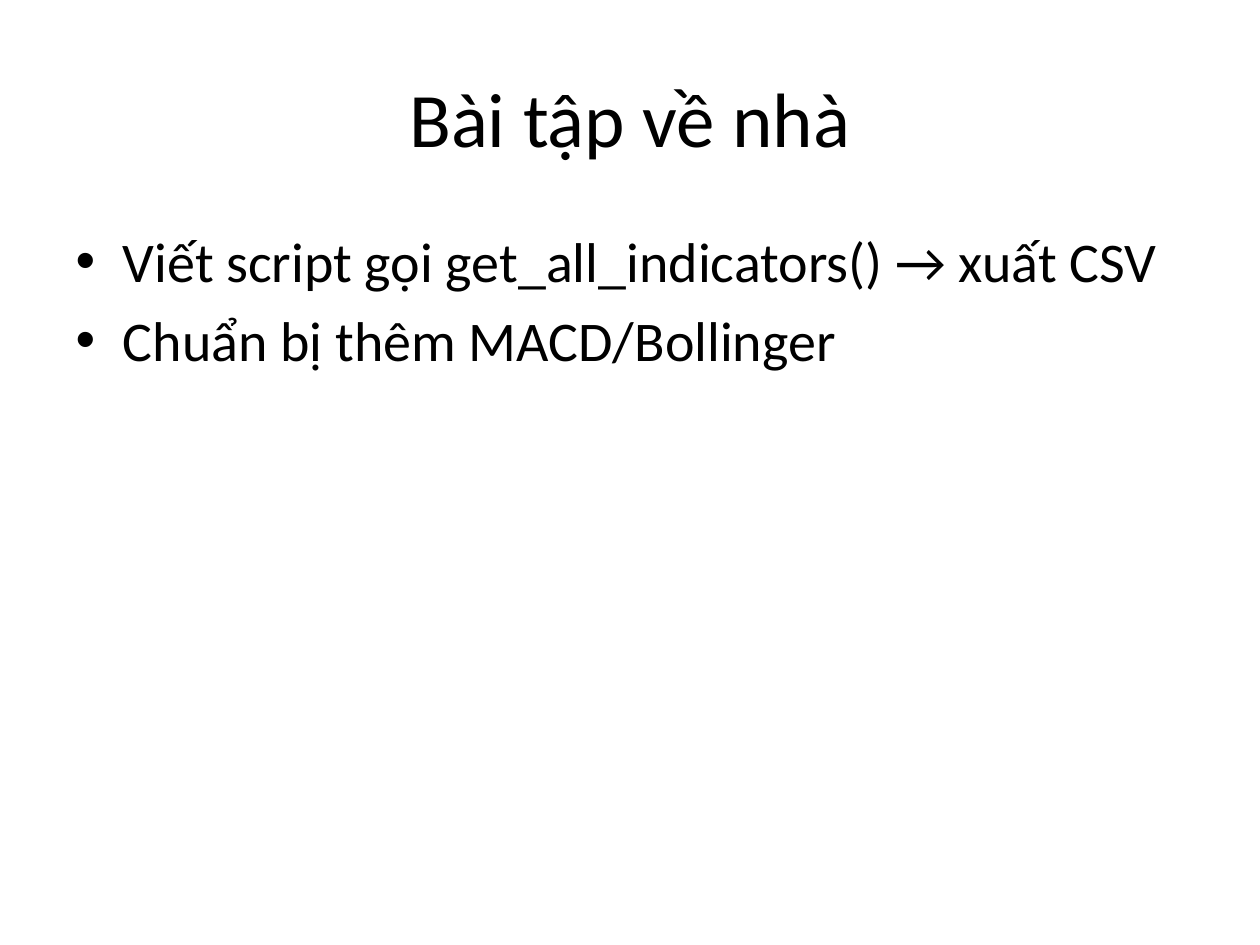
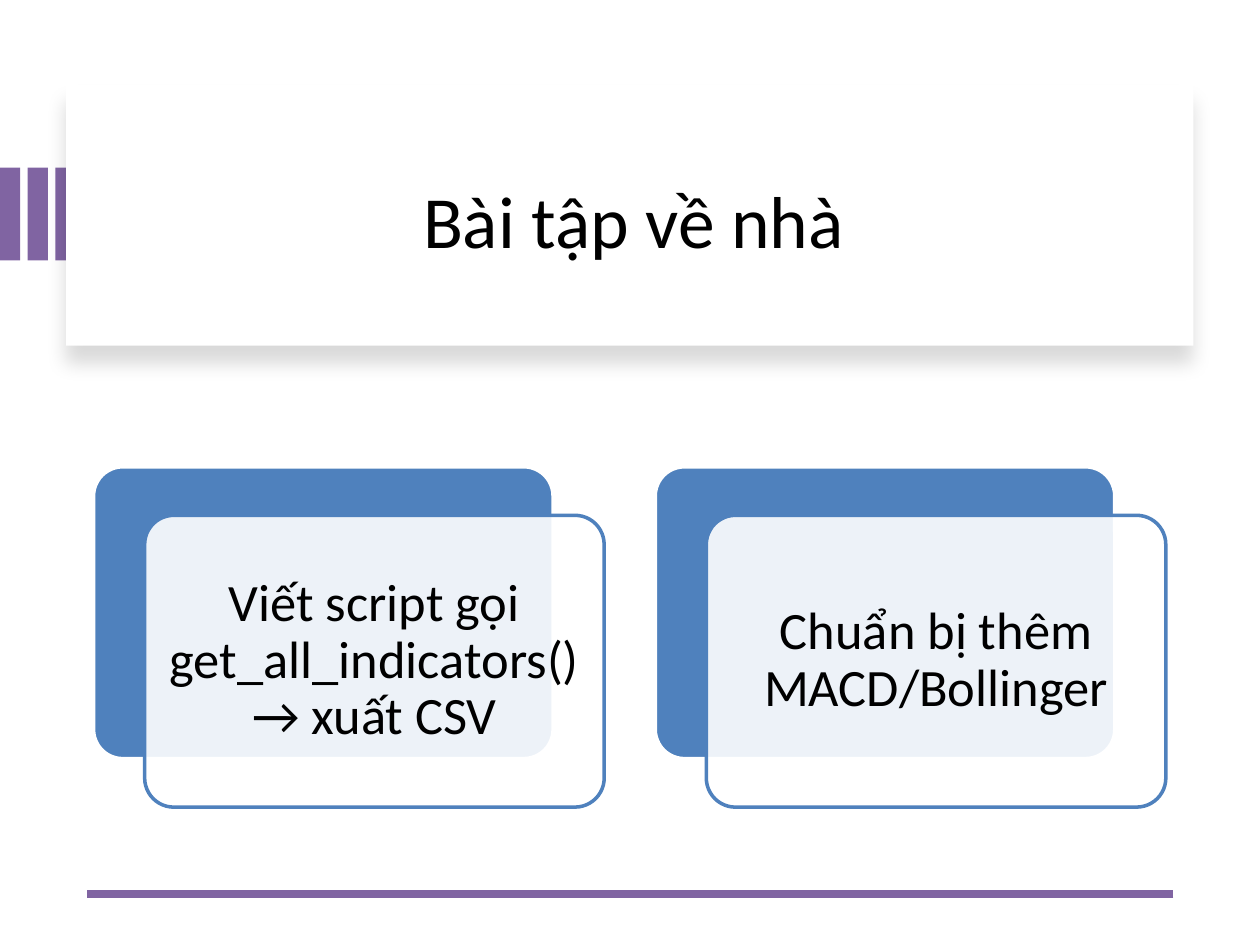
Before and after one commit to j4ngler/Bot_Trading, a slide deck: slide 10 of Buoi2_TradingBot_Slides.pptx (slide 11 before the commit). Drawn at 1260x945 pixels with LibreOffice and Linux fonts; fonts in the diff are those of the drawing. Boxes give left, top, right and bottom in pixels: in the first picture for what was removed or moved away, otherwise in the second. Text is boxed around its words. In the diff, an @@ line names an element or a change of style, - is before the commit and + after.

```diff
--- a/Buoi2_TradingBot_Slides.pptx
+++ b/Buoi2_TradingBot_Slides.pptx
@@ rectangle added at <box>66,84,1193,345</box>, fill #FFFFFF @@
@@ title "Bài tập về nhà": place and size @@
-title "Bài tập về nhà" at <box>409,89,850,160</box>
+title "Bài tập về nhà" at <box>423,193,843,261</box>
@@ title "Bài tập về nhà" at <box>423,193,843,261</box>: size 44 to 42 pt @@
@@ rectangle added at <box>0,168,20,261</box>, fill #8064A2 @@
@@ rectangle added at <box>28,168,48,261</box>, fill #8064A2 @@
@@ rectangle added at <box>55,168,76,261</box>, fill #8064A2 @@
@@ text at <box>123,317,836,371</box>: paragraph removed @@
-• Chuẩn bị thêm MACD/Bollinger
@@ text "Viết script gọi get_all_indicators() → ...": place and size @@
-text "Viết script gọi get_all_indicators() → ..." at <box>123,240,1157,371</box>
+text "Viết script gọi get_all_indicators() → ..." at <box>170,581,579,735</box>
@@ text "Viết script gọi get_all_indicators() → ..." at <box>170,581,579,735</box>: size 32 to 30 pt; alignment left to centre; bullet • to none; line spacing 1 to 0.9; more space between paragraphs; vertical alignment top to middle @@
@@ group added at <box>93,466,1167,808</box>: 4 rounded rectangles, 1 text @@
+Chuẩn bị thêm MACD/Bollinger
@@ line added from (1173, 893) to (87, 893), #8064A2 4.5 pt @@
```
Also in this commit, not shown: 10 other slides changed, 1 slide removed, 10 other files.
